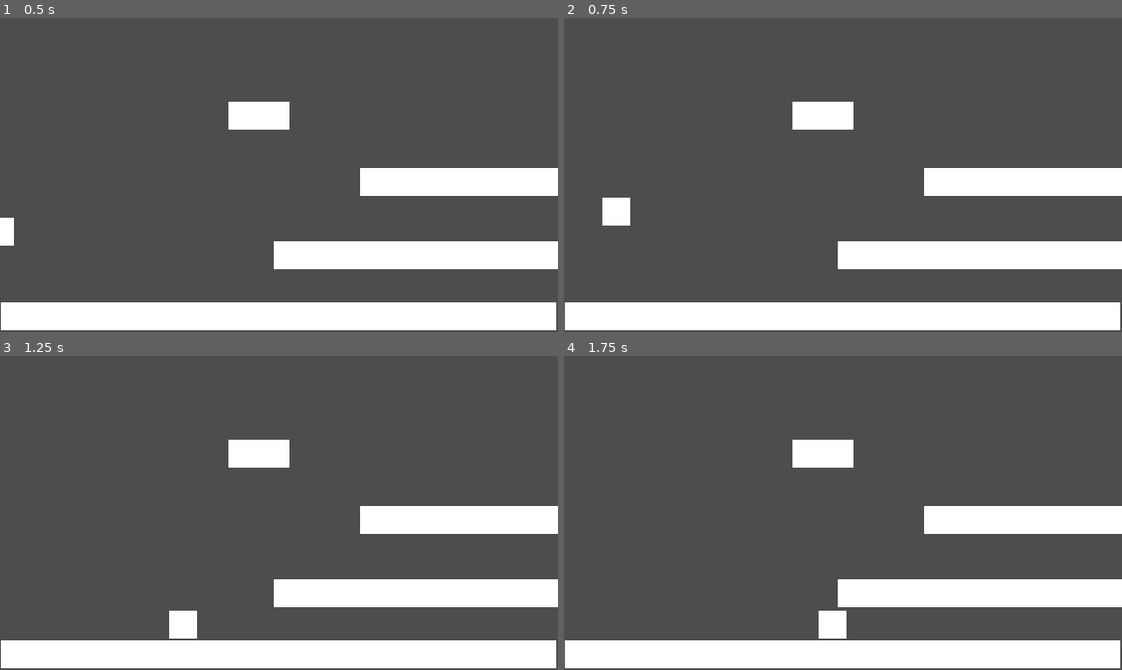
Above: before the commit, frames 1-4 (two rows, left to right).
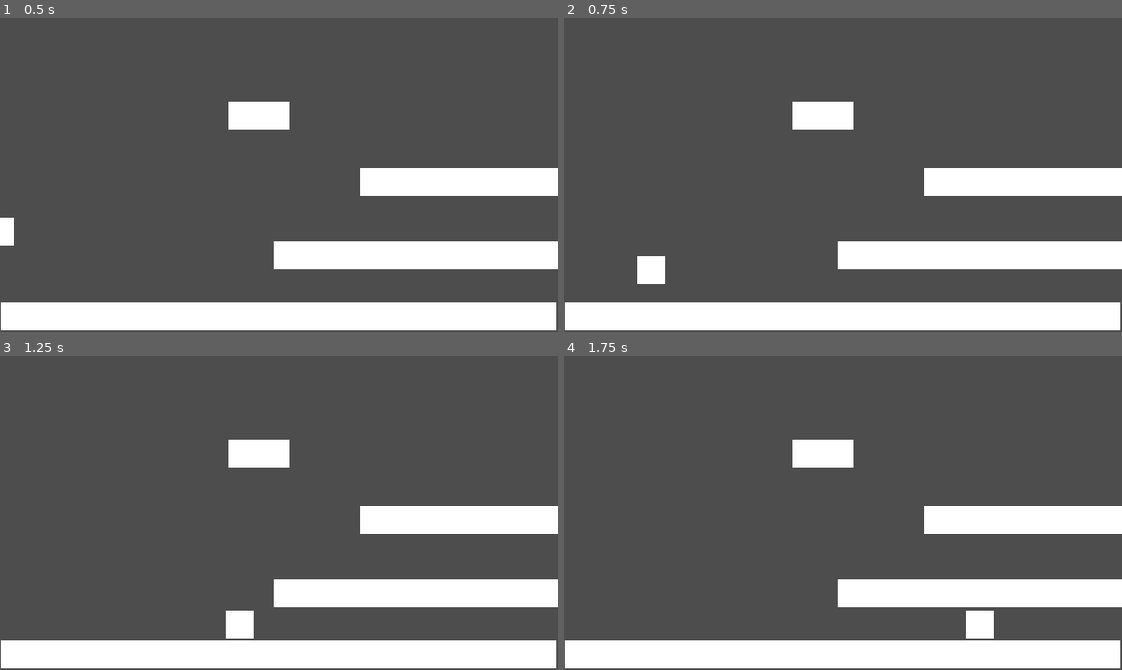
Above: after the commit, the same moments.

Repository: billbobphil/game-off-2023
Game: Godot game, scene res://root/root.tscn
The game is run twice, just before and just after one commit, with the same random seed, the same clock (stepped at 60 frames per second) and the same inputs.
Inputs:
- Up to frame 1 (0.5 s): no input
- Up to frame 2 (0.75 s): hold D (move_right) from 0.53 s (still down); hold Space (jump) from 0.53 s (still down); tap Ctrl (dash, bound only after the commit) at 0.6 s
- Up to frame 3 (1.25 s): keep holding D (move_right); keep holding Space (jump)
- Up to frame 4 (1.75 s): keep holding D (move_right); release Space (jump) at 1.28 s; tap Space (jump) at 1.35, 1.52 s; tap Ctrl (dash, bound only after the commit) at 1.55 s

Frame 1 is identical in both runs. In frame 2, 0.9% of the frame differs, in the area x 6-19%, y 57-85%; in frame 3, 0.9%; in frame 4, 0.9%.

Commit message:
Added dash for the player. Refactored things to make player controller slightly easier to manage

Diff:
--- a/player/Player.gd
+++ b/player/Player.gd
@@ -7,6 +7,11 @@
 
 @export_group("")
 var mass : float = 1.0;
+
+@export_group("Ability Flags")
+@export var isDashEnabled : bool = false;
+@export var isScaleUpEnabled : bool = false;
+@export var isScaleDownEnabled : bool = false;
 
 @export_group("Scale Properties")
 @export_subgroup("Normal Scale")
@@ -21,25 +26,35 @@
 
 @export_group("Movement Properties")
 @export var speed : float = 300.0
-@export var jumpVelocity : float = -500.0
-@export var fallMultiplier : float = 2.5
+@export_subgroup("Jump Properties")
+@export var jumpVelocity : float = -700.0
+@export var fallMultiplier : float = 4
+@export var jumpCutoffSpeed : float = -300
+@export var coyoteTimeWindow : float = 0.1;
+@export var inputBufferTimeWindow : float = 0.1;
 var jumpTimer : float = 0;
 var isJumping : bool = false;
-@export var jumpCutoffSpeed : float = 100.0
 var coyoteTimer : float = 0;
-@export var coyoteTimeWindow : float = 0;
 var shouldFall : bool = false;
 var inputBufferTimer : float = 0;
 var isInputBuffered : bool = false;
-@export var inputBufferTimeWindow : float = 0;
+@export_subgroup("Dash Properties")
+@export var dashSpeed : float = 600.0;
+@export var dashDuration : float = 0.2;
+@export var dashCooldown : float = 0.5;
+var isDashing : bool = false;
+var canDash : bool = true;
+var dashTimer : float = 0;
+var dashCooldownTimer : float = 0;
+
 
 
 var currentScale : Scales = Scales.NORMAL;
 
 enum Scales {
-    SMALL,
-    NORMAL,
-    LARGE
+	SMALL,
+	NORMAL,
+	LARGE
 }
 
 var scaleDictionary : Dictionary = {};
@@ -49,7 +64,6 @@
 
 #TODO: double-jump?
 #TODO: wall-jump?
-#TODO: dash?
 #TODO: scale-effects
 
 func _ready():
@@ -72,10 +86,10 @@
 	scaleDictionary[Scales.LARGE] = largeScale;
 
 func _process(_delta):
-	if(Input.is_action_just_pressed("scale_up")):
+	if(isScaleUpEnabled && Input.is_action_just_pressed("scale_up")):
 		scaleUp();
 
-	if(Input.is_action_just_pressed("scale_down")):
+	if(isScaleDownEnabled && Input.is_action_just_pressed("scale_down")):
 		scaleDown();
 
 func scaleUp():
@@ -96,7 +110,6 @@
 		currentScale = Scales.SMALL;
 	applyScaleTransformations();
 
-
 func applyScaleTransformations():
 	var newScale : Scale = scaleDictionary[currentScale];
 	sprite.scale.x = newScale.spriteScale;
@@ -108,6 +121,7 @@
 func _physics_process(delta):
 
 	handleInputBufferTimer(delta);
+	handleDashTimer(delta);
 
 	if(is_on_floor()):
 		onContactWithFloorHandler()
@@ -119,6 +133,7 @@
 
 	jumpInputHandler();
 	horizontalMovement();
+	dashInputHandler();
 	move_and_slide()
 
 func jump():
@@ -131,6 +146,9 @@
 	inputBufferTimer = 0;
 
 func horizontalMovement():
+	if(isDashing):
+		return;
+
 	var direction = Input.get_axis("move_left", "move_right")
 	if direction:
 		velocity.x = direction * speed
@@ -144,10 +162,19 @@
 			isInputBuffered = false;
 			inputBufferTimer = 0;
 
+func handleDashTimer(delta):
+	if isDashing:
+		dashTimer += delta
+		if dashTimer > dashDuration:
+			endDash()
+
+	dashCooldownTimer += delta
+
 func onContactWithFloorHandler():
 	coyoteTimer = 0;
 	shouldFall = false;
 	isJumping = false;
+	canDash = true;
 	if(isInputBuffered):
 		bufferredJump();
 
@@ -168,9 +195,31 @@
 	if !isJumping && Input.is_action_just_pressed("jump") && (is_on_floor() || isCoyoteTimeValid()):
 		jump();
 
-	if isJumping and !Input.is_action_pressed("jump"):
+	if isJumping && !isDashing && !Input.is_action_pressed("jump"):
 		if(velocity.y < jumpCutoffSpeed):
 			velocity.y = jumpCutoffSpeed
 
 	if Input.is_action_just_pressed("jump") && !is_on_floor():
 		isInputBuffered = true;
+
+func dashInputHandler():
+	if(isDashEnabled && canDash && !isDashing && Input.is_action_just_pressed("dash")):
+		beginDash();
+
+func beginDash():
+	isDashing = true;
+	canDash = false;
+	var dashDirection = getDashDirection();
+	velocity = dashDirection * dashSpeed; #requires you to be already moving a direction
+	dashTimer = 0.0;
+	dashCooldownTimer = 0.0;
+
+func endDash():
+	isDashing = false
+	velocity.x = 0;
+
+func getDashDirection() -> Vector2:
+	var direction = Vector2.ZERO;
+	direction.x = Input.get_action_strength("move_right") - Input.get_action_strength("move_left")
+	direction.y = Input.get_action_strength("move_down") - Input.get_action_strength("move_up")
+	return direction.normalized()
--- a/project.godot
+++ b/project.godot
@@ -58,6 +58,26 @@
 , Object(InputEventJoypadButton,"resource_local_to_scene":false,"resource_name":"","device":-1,"button_index":9,"pressure":0.0,"pressed":true,"script":null)
 ]
 }
+dash={
+"deadzone": 0.5,
+"events": [Object(InputEventKey,"resource_local_to_scene":false,"resource_name":"","device":-1,"window_id":0,"alt_pressed":false,"shift_pressed":false,"ctrl_pressed":false,"meta_pressed":false,"pressed":false,"keycode":0,"physical_keycode":4194326,"key_label":0,"unicode":0,"echo":false,"script":null)
+, Object(InputEventJoypadMotion,"resource_local_to_scene":false,"resource_name":"","device":-1,"axis":5,"axis_value":1.0,"script":null)
+]
+}
+move_up={
+"deadzone": 0.5,
+"events": [Object(InputEventKey,"resource_local_to_scene":false,"resource_name":"","device":-1,"window_id":0,"alt_pressed":false,"shift_pressed":false,"ctrl_pressed":false,"meta_pressed":false,"pressed":false,"keycode":0,"physical_keycode":87,"key_label":0,"unicode":119,"echo":false,"script":null)
+, Object(InputEventJoypadMotion,"resource_local_to_scene":false,"resource_name":"","device":-1,"axis":1,"axis_value":-1.0,"script":null)
+, Object(InputEventJoypadButton,"resource_local_to_scene":false,"resource_name":"","device":-1,"button_index":11,"pressure":0.0,"pressed":true,"script":null)
+]
+}
+move_down={
+"deadzone": 0.5,
+"events": [Object(InputEventKey,"resource_local_to_scene":false,"resource_name":"","device":-1,"window_id":0,"alt_pressed":false,"shift_pressed":false,"ctrl_pressed":false,"meta_pressed":false,"pressed":false,"keycode":0,"physical_keycode":83,"key_label":0,"unicode":115,"echo":false,"script":null)
+, Object(InputEventJoypadMotion,"resource_local_to_scene":false,"resource_name":"","device":-1,"axis":1,"axis_value":1.0,"script":null)
+, Object(InputEventJoypadButton,"resource_local_to_scene":false,"resource_name":"","device":-1,"button_index":12,"pressure":0.0,"pressed":true,"script":null)
+]
+}
 
 [rendering]
 
--- a/root/root.tscn
+++ b/root/root.tscn
@@ -17,11 +17,9 @@
 
 [node name="Player" type="CharacterBody2D" parent="."]
 script = ExtResource("1_hjtsy")
-jumpVelocity = -700.0
-fallMultiplier = 4.0
-jumpCutoffSpeed = -300.0
-coyoteTimeWindow = 0.1
-inputBufferTimeWindow = 0.1
+isDashEnabled = true
+isScaleUpEnabled = true
+isScaleDownEnabled = true
 
 [node name="Sprite2D" type="Sprite2D" parent="Player"]
 texture = ExtResource("1_mqwx3")
